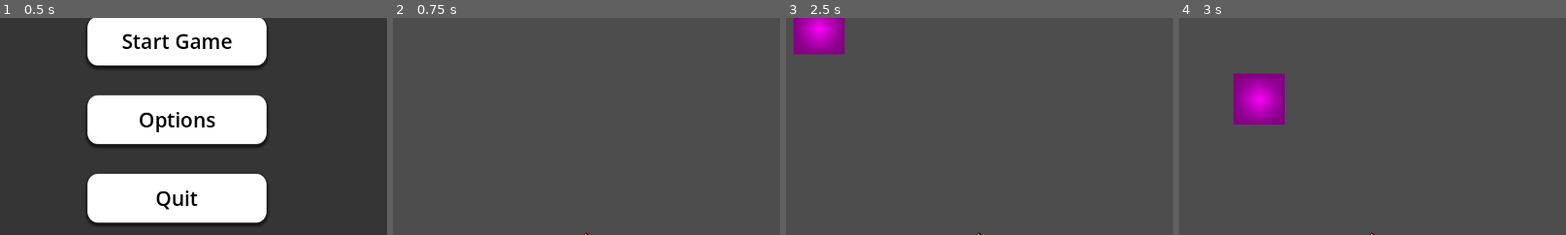
Above: before the commit, frames 1-4 (left to right).
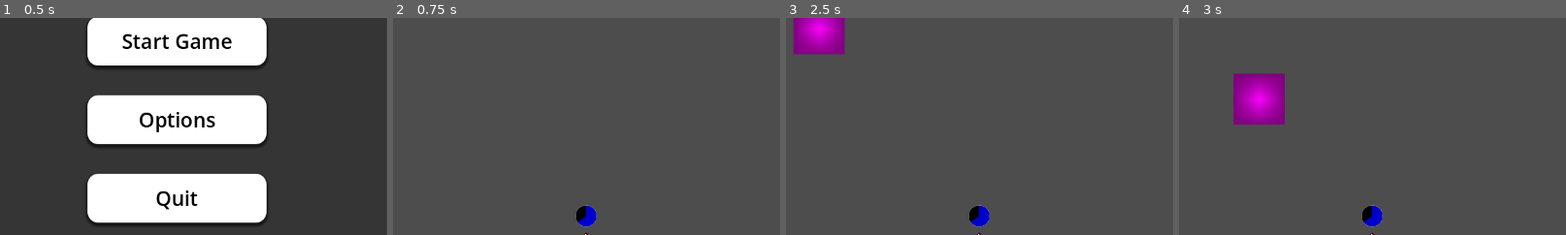
Above: after the commit, the same moments.

Repository: kylekolp/GMTKGameJam2026
Game: Godot game, scene res://src/core/MainGame.tscn
Same seed, same stepped clock (60 frames per second), same inputs: the game is played once before the commit and once after it. The engine's default icon, where the game draws it, is replaced by a stand-in: a white triangle on a blue panel in a dark square.
Inputs (mouse positions are % of the whole screen's width and height, from its top left):
- Up to frame 1 (0.5 s): no input
- Up to frame 2 (0.75 s): click "Start Game" at 0.5 s
- Up to frame 3 (2.5 s): tap Enter at 1.25 s; move the mouse to (72, 45) at 1.27 s; hold D (Move_Right) 1.28-2.03 s; move the mouse to (30, 55) at 2.02 s; hold S (Move_Down) from 2.03 s (still down)
- Up to frame 4 (3 s): move the mouse to (60, 28) at 2.77 s; release S (Move_Down) at 2.78 s; hold D (Move_Right) from 2.78 s (still down)
The pictures show only the part of the screen within x 27-77%, y 37-87%; the shares and areas given below are measured in that part.

Frame 1 is identical in both runs. In frame 2, 0.4% of the frame differs, in the area x 47-53%, y 86-97%; in frame 3, 0.4%; in frame 4, 0.4%.

Commit message:
add scaffold for rocket timer

Diff:
--- a/src/gameplay/entities/Rocket/Entity_Rocket.tscn
+++ b/src/gameplay/entities/Rocket/Entity_Rocket.tscn
@@ -5,6 +5,27 @@
 
 [sub_resource type="RectangleShape2D" id="RectangleShape2D_bai2n"]
 size = Vector2(36, 76)
+
+[sub_resource type="Gradient" id="Gradient_5jh8n"]
+interpolation_mode = 1
+offsets = PackedFloat32Array(0, 0.706, 0.982)
+colors = PackedColorArray(0, 0, 0, 1, 1, 1, 1, 0, 1, 1, 1, 0)
+
+[sub_resource type="GradientTexture2D" id="GradientTexture2D_5iuxx"]
+gradient = SubResource("Gradient_5jh8n")
+fill = 1
+fill_from = Vector2(0.5, 0.5)
+
+[sub_resource type="Gradient" id="Gradient_5iuxx"]
+interpolation_mode = 1
+offsets = PackedFloat32Array(0, 0.706, 1)
+colors = PackedColorArray(3.080368e-06, 0, 0.79890245, 1, 1, 1, 1, 0, 1, 1, 1, 0)
+
+[sub_resource type="GradientTexture2D" id="GradientTexture2D_joy22"]
+gradient = SubResource("Gradient_5iuxx")
+fill = 1
+fill_from = Vector2(0.5, 0.5)
+fill_to = Vector2(0, 0)
 
 [node name="Rocket" type="Node2D" unique_id=1733741076]
 script = ExtResource("1_o8uc8")
@@ -18,4 +39,23 @@
 [node name="CollisionShape2D" type="CollisionShape2D" parent="Area2D" unique_id=982255867]
 shape = SubResource("RectangleShape2D_bai2n")
 
+[node name="CircleTimer" type="TextureProgressBar" parent="." unique_id=2042413223]
+anchors_preset = 8
+anchor_left = 0.5
+anchor_top = 0.5
+anchor_right = 0.5
+anchor_bottom = 0.5
+offset_left = -16.0
+offset_top = -80.0
+offset_right = 16.0
+offset_bottom = -48.0
+grow_horizontal = 2
+grow_vertical = 2
+value = 65.0
+fill_mode = 4
+nine_patch_stretch = true
+texture_under = SubResource("GradientTexture2D_5iuxx")
+texture_progress = SubResource("GradientTexture2D_joy22")
+metadata/_edit_use_anchors_ = true
+
 [connection signal="body_entered" from="Area2D" to="." method="_on_area_2d_body_entered"]
